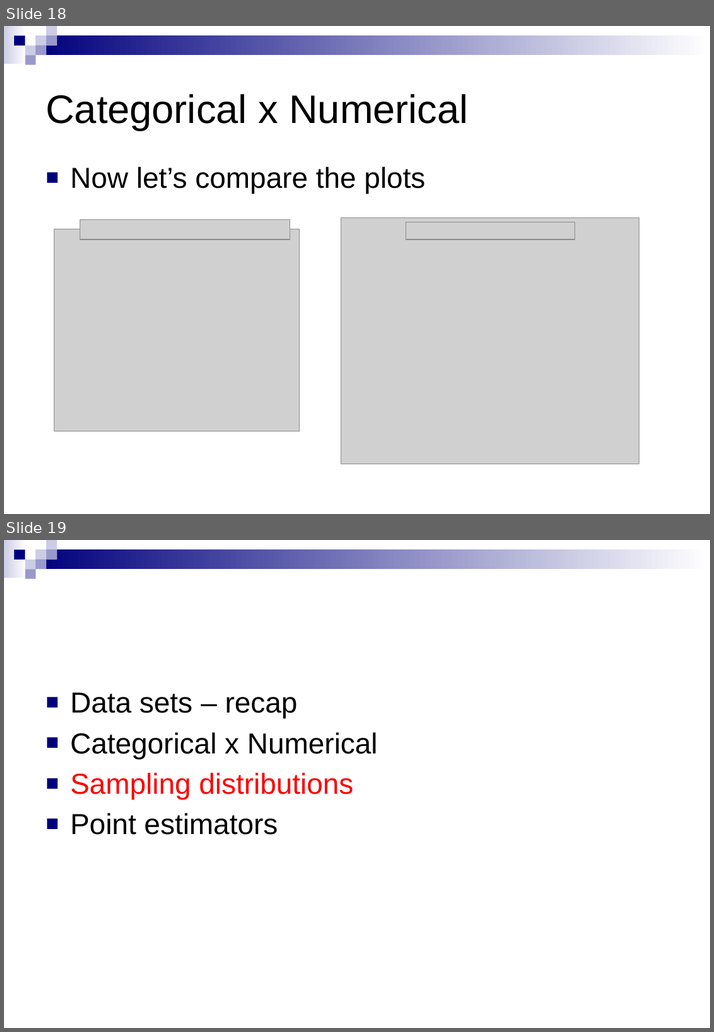
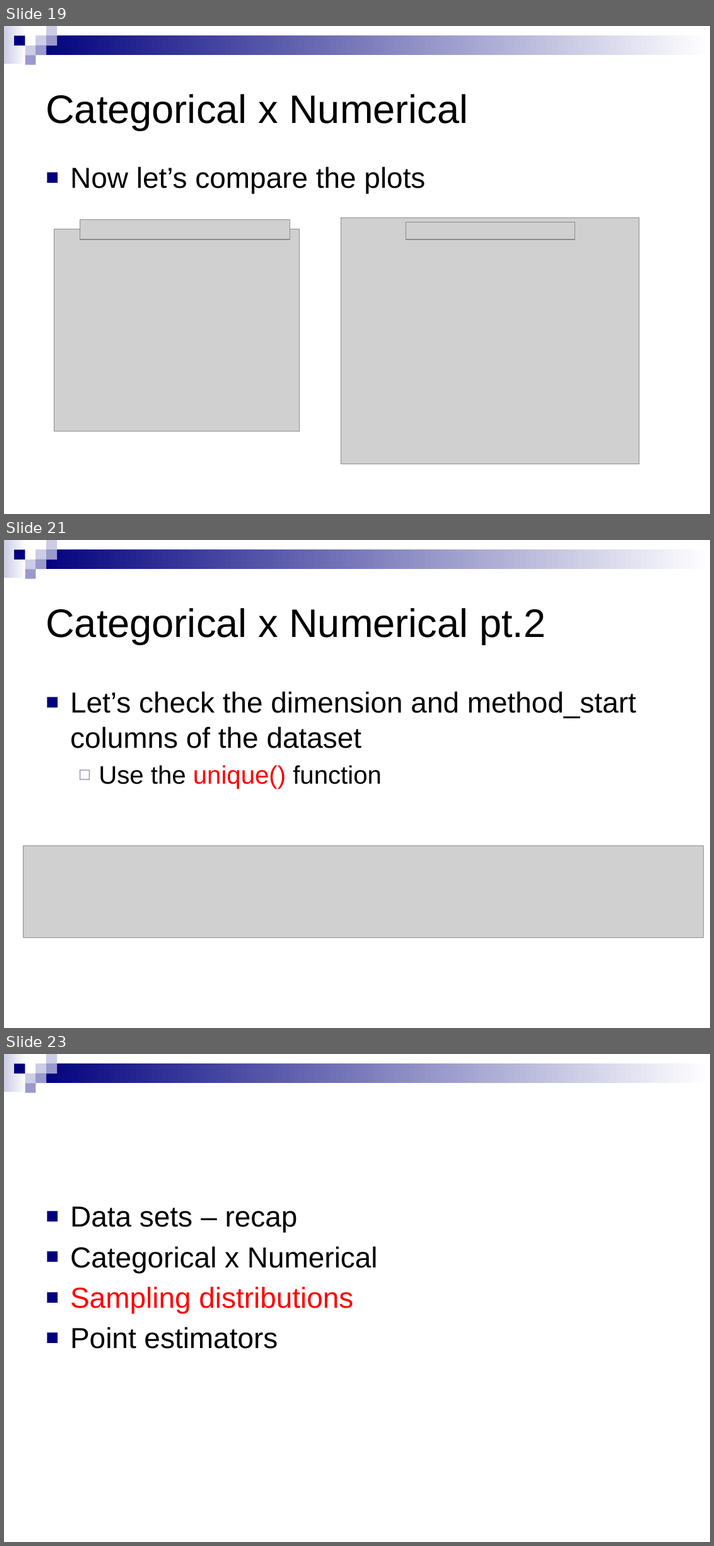
Before and after one commit to Mollinetti/Experiment-Design-R, a slide deck: Class_2.0.pptx. Shown one above the other, each under a label of ours: slides 18 and 19 before the commit, slides 19, 21 and 23 after it; the slides between them are not shown. The pictures are 714x1032 and 714x1546 pixels, drawn with LibreOffice and Linux fonts; fonts in the diff are those of the drawing; grey boxes stand for pictures. Boxes give left, top, right and bottom in pixels: in the first picture for what was removed or moved away, otherwise in the second. Text is boxed around its words. In the diff, an @@ line names an element or a change of style, - is before the commit and + after.

```diff
--- a/Class_2.0.pptx
+++ b/Class_2.0.pptx
@@ slide 21 added at (4,540,710,1028), background #FFFFFF; not listed: 9 template elements that a slide beside it also shows @@
@@ title added at (46,608,545,644), 44 pt, text #000000 @@
+Categorical x Numerical pt.2
@@ text added at (70,691,636,789), 32 pt, text #000000 @@
+■ Let’s check the dimension and method_start columns of the dataset
+  ◻ Use the unique() function
@@ picture added at (24,846,703,938) @@
@@ what was slide 18 is now slide 19 @@
@@ what was slide 19 is now slide 23 @@
```
Also in this commit, not shown: 3 other slides added, 2 other files.
